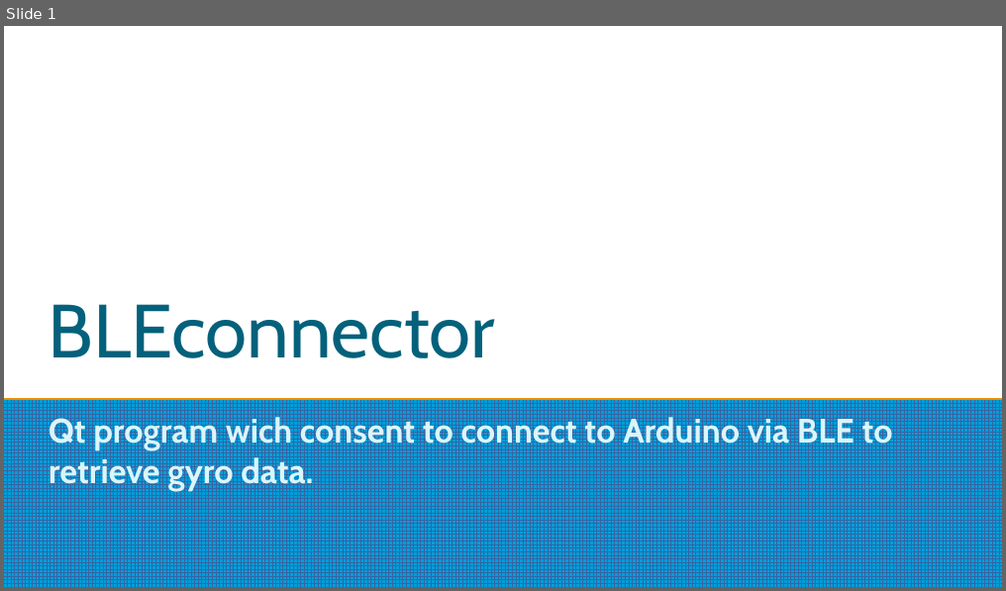
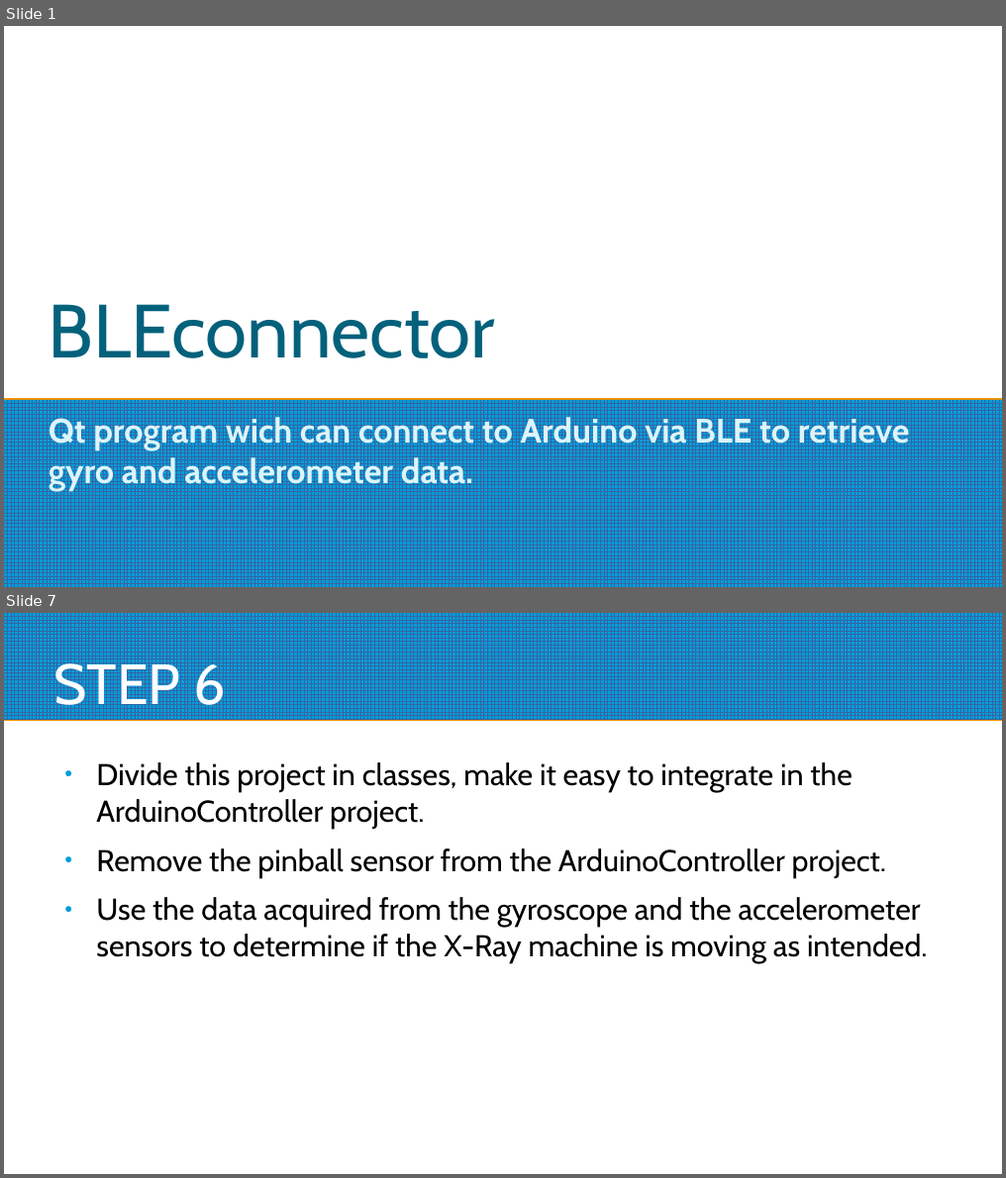
Before and after one commit to giogan98/daffodil, a slide deck: BLE/BLEconnector.odp. Shown one above the other, each under a label of ours: slide 1 before the commit, slides 1 and 7 after it; the slides between them are not shown. The pictures are 1006x591 and 1006x1178 pixels, drawn with LibreOffice and Linux fonts; fonts in the diff are those of the drawing. Boxes give left, top, right and bottom in pixels: in the first picture for what was removed or moved away, otherwise in the second. Text is boxed around its words. In the diff, an @@ line names an element or a change of style, - is before the commit and + after.

Commit message:
Updated project presentation

```diff
--- a/BLE/BLEconnector.odp
+++ b/BLE/BLEconnector.odp
@@ slide 7 added at box(4, 613, 1002, 1174), background #FFFFFF @@
@@ rectangle added at box(4, 613, 1002, 720), fill pattern #3465A4 on #009EDA @@
@@ title added at box(54, 656, 225, 716), 45 pt, text #FFFFFF @@
+STEP 6
@@ text added at box(96, 762, 928, 963), 24 pt, text #000000 @@
+● Divide this project in classes, make it easy to integrate in the ArduinoController project.
+● Remove the pinball sensor from the ArduinoController project.
+● Use the data acquired from the gyroscope and the accelerometer sensors to determine if the X-Ray machine is moving as intended.
@@ slide 1 changed as well @@
@@ subtitle at box(49, 414, 910, 491): text changed @@
-Qt program wich consent to connect to Arduino via BLE to retrieve gyro data.
+Qt program wich can connect to Arduino via BLE to retrieve gyro and accelerometer data.
```
Also in this commit, not shown: 4 other slides changed, 1 other slide added.
